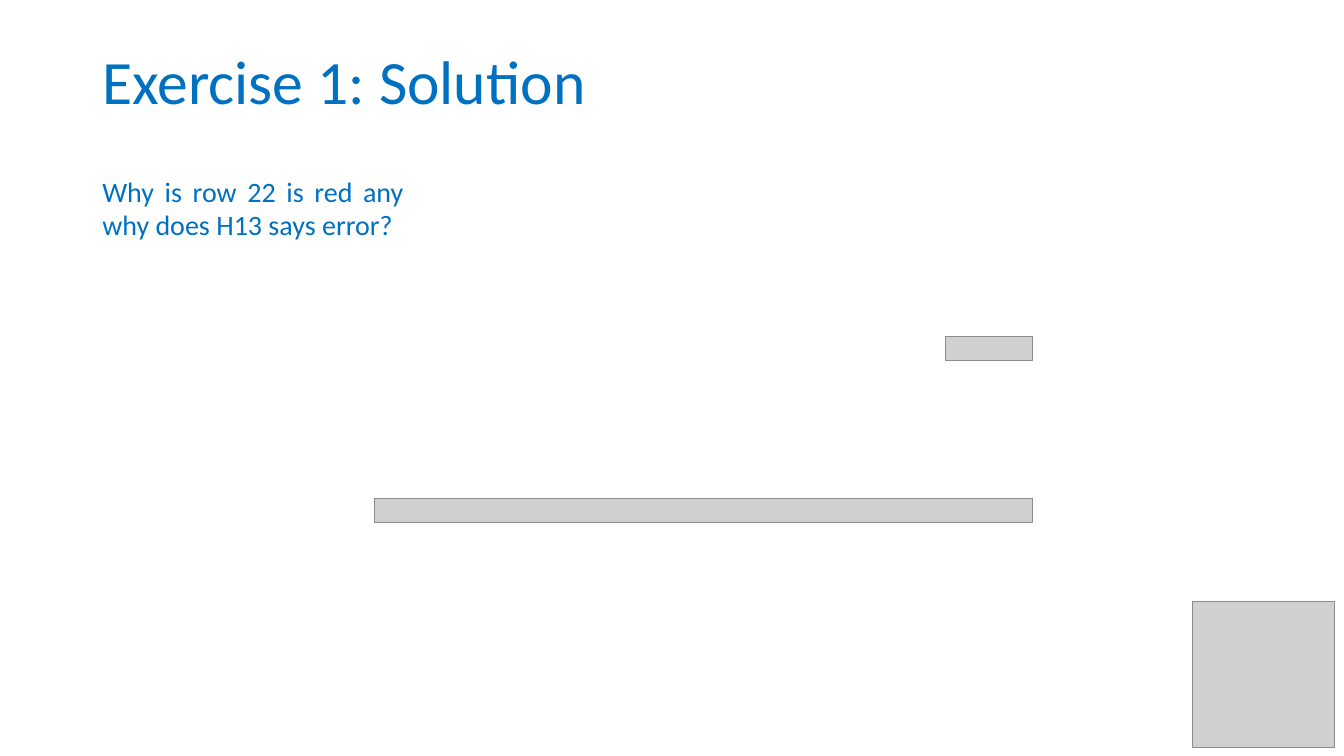
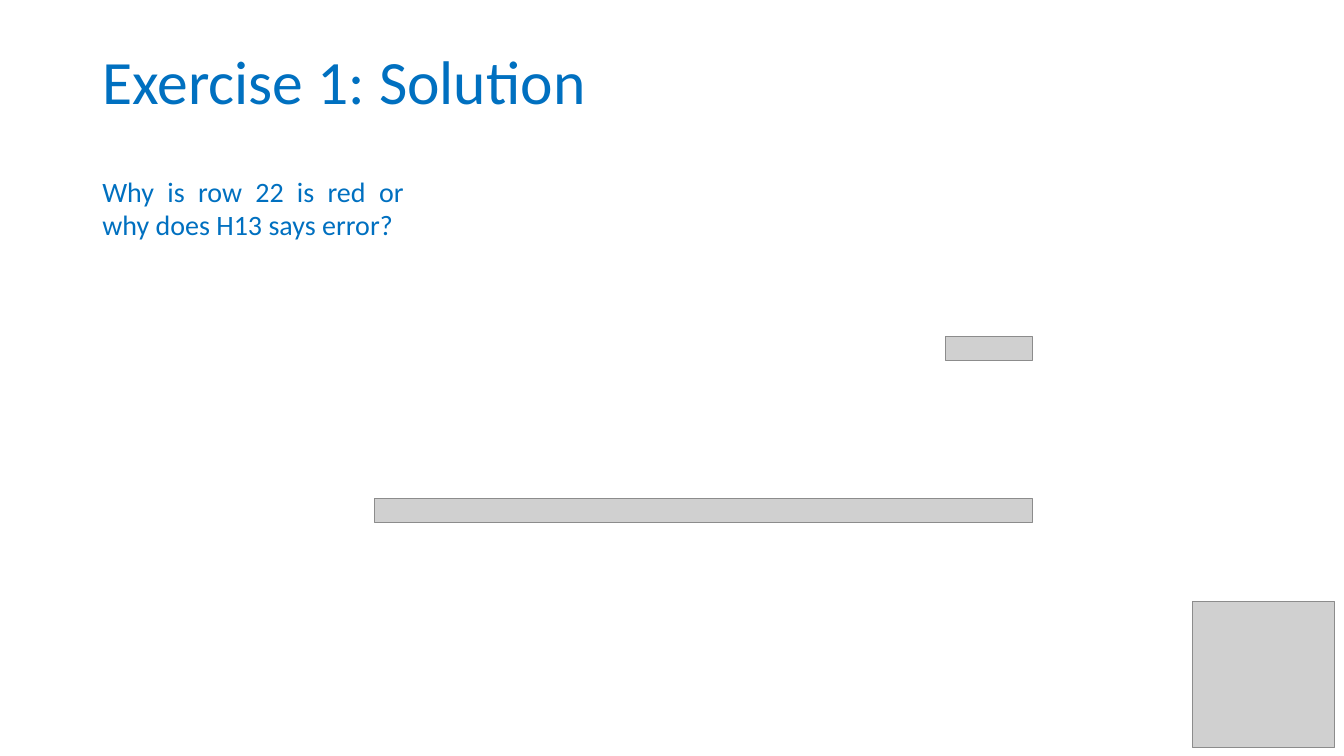
Before and after one commit to tzielins/private-fair-for-busy-biologists, a slide deck: slide 4 of instructors/03_Data-in-excel_v3.3.pptx. Drawn at 1344x756 pixels with LibreOffice and Linux fonts; fonts in the diff are those of the drawing; grey boxes stand for pictures; background and template pictures are left out. Boxes give left, top, right and bottom in pixels: in the first picture for what was removed or moved away, otherwise in the second. Text is boxed around its words. In the diff, an @@ line names an element or a change of style, - is before the commit and + after.

```diff
--- a/instructors/03_Data-in-excel_v3.3.pptx
+++ b/instructors/03_Data-in-excel_v3.3.pptx
@@ text at (x1=102, y1=182, x2=404, y2=240): text changed @@
-Why is row 22 is red any why does H13 says error?
+Why is row 22 is red or why does H13 says error?
```
Also in this commit, not shown: 16 other slides changed, 3 slides removed, 1 other file.
